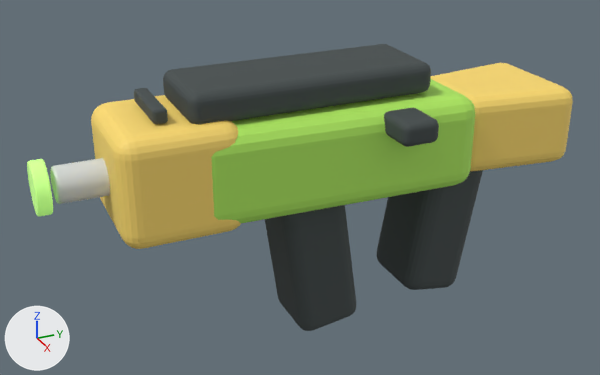
Before and after pictures for a commit that changed the glTF model assets/models/generated/weapons/smg.glb.
The view is the same before and after, from a 50 mm lens placed at (1.827, -1.25, 0.972), pointed at (0.002, -0.428, 0.059). The axes (+X, +Y, +Z) are drawn at lower left. The lights are the same throughout. The first picture is the older version. Where no turn or scale is listed for an object, it has been applied to the vertices.

The first picture shows 'Body', 'ChargingHandle', 'FrontShroud', 'Grip', 'Magazine', 'SMGBarrel', 'SMGMuzzleGlow', 'ShroudVent.001', 'StubStock', 'TopRail'.
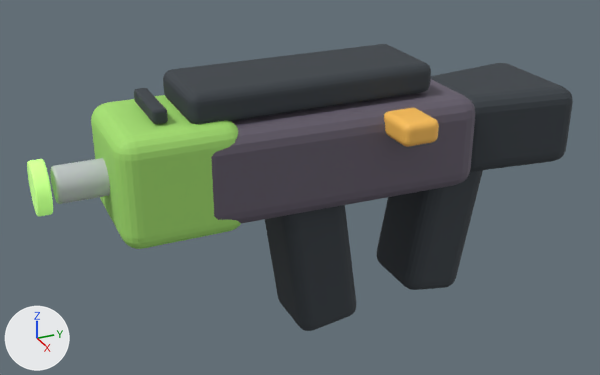
The change in detail:
Material 'smg_warm_trim' (mat_smg_warm_trim) is new.
Its base color is (1.0, 0.54, 0.1) (orange #ffc259).
Its roughness is 0.62.
Material 'smg_lime_accent' (mat_smg_lime_accent) is new.
Its base color is (0.38, 0.76, 0.16) (green #a6e26f).
Its roughness is 0.7.
Material 'smg_plum_shell' (mat_smg_plum_shell) is new.
Its base color is (0.13, 0.11, 0.15) (dark grey #655d6c).
Its roughness is 0.7.
me_bodymesh_001 has 152 vertices, 300 faces and spans x -0.188..0.188, y -0.38..0.38, z -0.125..0.125.
me_bodymesh_001 no longer uses material mat_smg_lime_shell (green #b3ef61).
me_bodymesh_001 gains material mat_smg_plum_shell (dark grey #655d6c).
me_cube_008 has 216 vertices, 428 faces and spans x -0.16..0.16, y -0.15..0.15, z -0.14..0.14.
me_cube_008 no longer uses material mat_smg_yellow_trim (yellow #ffdd6f).
me_cube_008 gains material mat_smg_lime_accent (green #a6e26f).
me_stubstockmesh has 152 vertices, 300 faces and spans x -0.165..0.165, y -0.17..0.17, z -0.11..0.11.
me_stubstockmesh no longer uses material mat_smg_yellow_trim (yellow #ffdd6f).
me_stubstockmesh gains material mat_smg_dark_parts (dark grey #383f45).
me_cube_014 has 216 vertices, 428 faces and spans x -0.06..0.06, y -0.05..0.05, z -0.03..0.03.
me_cube_014 no longer uses material mat_smg_dark_parts (dark grey #424b4b).
me_cube_014 gains material mat_smg_warm_trim (orange #ffc259).

Boxes (x1, y1, x2, y2) around the edits, measured in the pictures (600 x 375 px):
'Body', recoloured (green to dark grey): (211, 79, 475, 223) in both
'FrontShroud', recoloured (yellow to green): (91, 95, 241, 249) in both
'StubStock', recoloured (yellow to dark grey): (431, 63, 573, 171) in both
'ChargingHandle', recoloured (dark grey to orange): (384, 108, 439, 147) in both
